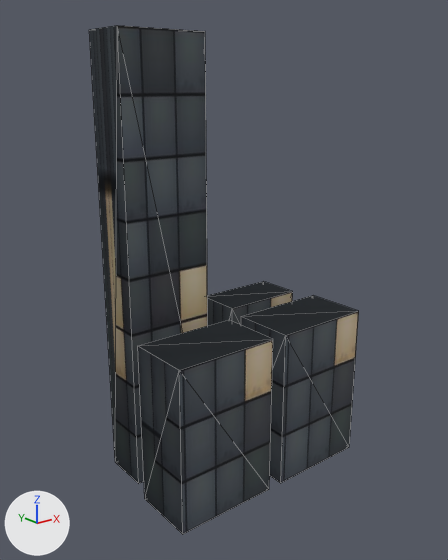
The glTF model assets/models/city_block_12345_6_00.glb: old version first, new version second.
Both versions are drawn from a 50 mm lens placed at (-6.96, -8.52, 7.14), pointed at (-0.17, -0.04, 3.75). The axes (+X, +Y, +Z) are drawn at lower left. The lights are the same throughout. The older version comes first. Mesh edges are drawn as thin lines. Vertices at exactly the same position are counted once.

The scene before the commit, as lines of its bpy script (objects in view):
```python
me_block_00 = bpy.data.meshes.new('block_00')
me_block_00.from_pydata(...)  # 32 vertices, 48 faces; spans x -2.1..2.1, y -1.35..1.2, z 0.0..8.0
# faces by material slot: [12, 12, 12, 12]
me_block_00.materials.append(mat_tier3)  # picture img_image_0
me_block_00.materials.append(mat_tier3_001)  # picture img_image_0
me_block_00.materials.append(mat_tier3_002)  # picture img_image_0
me_block_00.materials.append(mat_tier3_003)  # picture img_image_0
# before: 12 (-2.1, -0.15, 3.0) at pixel (137, 345), 13 (-2.1, -1.35, 3.0) at pixel (179, 370), 14 (-0.15, -1.35, 3.0) at pixel (273, 339), 15 (-0.15, -0.15, 3.0) at pixel (228, 319), 28 (0.15, -0.15, 3.0) at pixel (241, 316)
# before: 29 (0.15, -1.35, 3.0) at pixel (285, 335), 30 (2.1, -1.35, 3.0) at pixel (358, 310), 31 (2.1, -0.15, 3.0) at pixel (313, 295)
ob_block_00 = bpy.data.objects.new('block_00', me_block_00)
ob_block_00.location = (0.0, 0.0, 0.0)
```
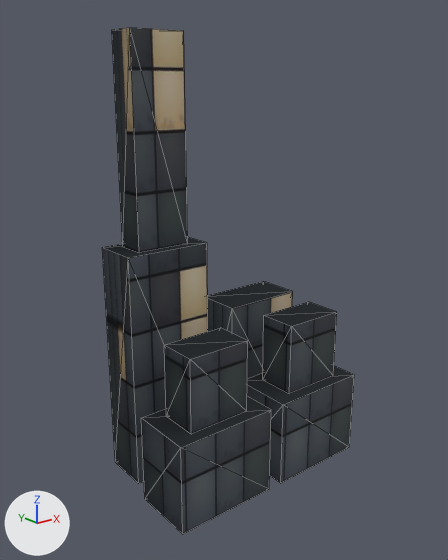
Edits to the scene script, one JSON object a line:
```json
{"block": "me_block_00", "where": "# used by ob_block_00; location = (0.0, 0.0, 0.0)"}
{"block": "me_block_00", "where": "# verts and faces of me_block_00; kept vertices keep their numbers, new ones are numbered from 32"}
{"op": "remove", "block": "me_block_00", "code": "me_block_00.from_pydata(...)  # 32 vertices, 48 faces; spans x -2.1..2.1, y -1.35..1.2, z 0.0..8.0"}
{"op": "add", "block": "me_block_00", "code": "me_block_00.from_pydata(...)  # 56 vertices, 84 faces; spans x -2.1..2.1, y -1.35..1.2, z 0.0..8.0"}
{"block": "me_block_00", "change": "me_block_00 part 1: a new loose piece, a box spanning x -1.64..-0.61, y 0.47..1.03, z 4.4..8.0, in mat_tier3 (picture img_image_0)"}
{"block": "me_block_00", "change": "me_block_00 part 2: a new loose piece, a box spanning x -1.73..-0.52, y -1.12..-0.38, z 1.65..3.0, in mat_tier3_001 (picture img_image_0)"}
{"block": "me_block_00", "change": "me_block_00 part 3: a new loose piece, a box spanning x 0.52..1.73, y -1.12..-0.38, z 1.65..3.0, in mat_tier3_003 (picture img_image_0)"}
{"block": "me_block_00", "change": "me_block_00 part 4"}
{"block": "me_block_00", "change": "4 vertices are removed from x -1.95..-0.3, y 0.3..1.2, z 8.0"}
{"block": "me_block_00", "change": "10 faces are deleted"}
{"block": "me_block_00", "change": "4 vertices are added at (-1.95, 1.2, 4.4), (-1.95, 0.3, 4.4), (-0.3, 0.3, 4.4), (-0.3, 1.2, 4.4)"}
{"block": "me_block_00", "change": "10 new faces join them, mat_tier3 (picture img_image_0)"}
{"block": "me_block_00", "change": "me_block_00 part 5"}
{"op": "add", "block": "me_block_00", "code": "for i in [*range(12, 16), *range(28, 32)]: verts[i] += (0.0, 0.0, -1.35)"}
```

Location of each change, [x1, y1, x2, y2] in pixels of the pictures (448 x 560 px; the box of a moved part takes in the faces that stretch with it):
```json
{"object": "block_00", "change": "reshaped", "before": [89, 26, 359, 534], "after": [102, 27, 354, 534], "on screen": "7% narrower"}
{"part": 1, "of": "me_block_00", "change": "added", "after": [112, 27, 188, 253]}
{"part": 2, "of": "me_block_00", "change": "added", "after": [164, 328, 248, 434]}
{"part": 3, "of": "me_block_00", "change": "added", "after": [263, 302, 337, 394]}
{"part": 4, "of": "me_block_00", "change": "moved or reshaped", "before": [89, 26, 208, 484], "after": [102, 237, 208, 484]}
{"part": 5, "of": "me_block_00", "change": "moved or reshaped", "before": [138, 295, 359, 534], "after": [141, 366, 354, 534]}
```
